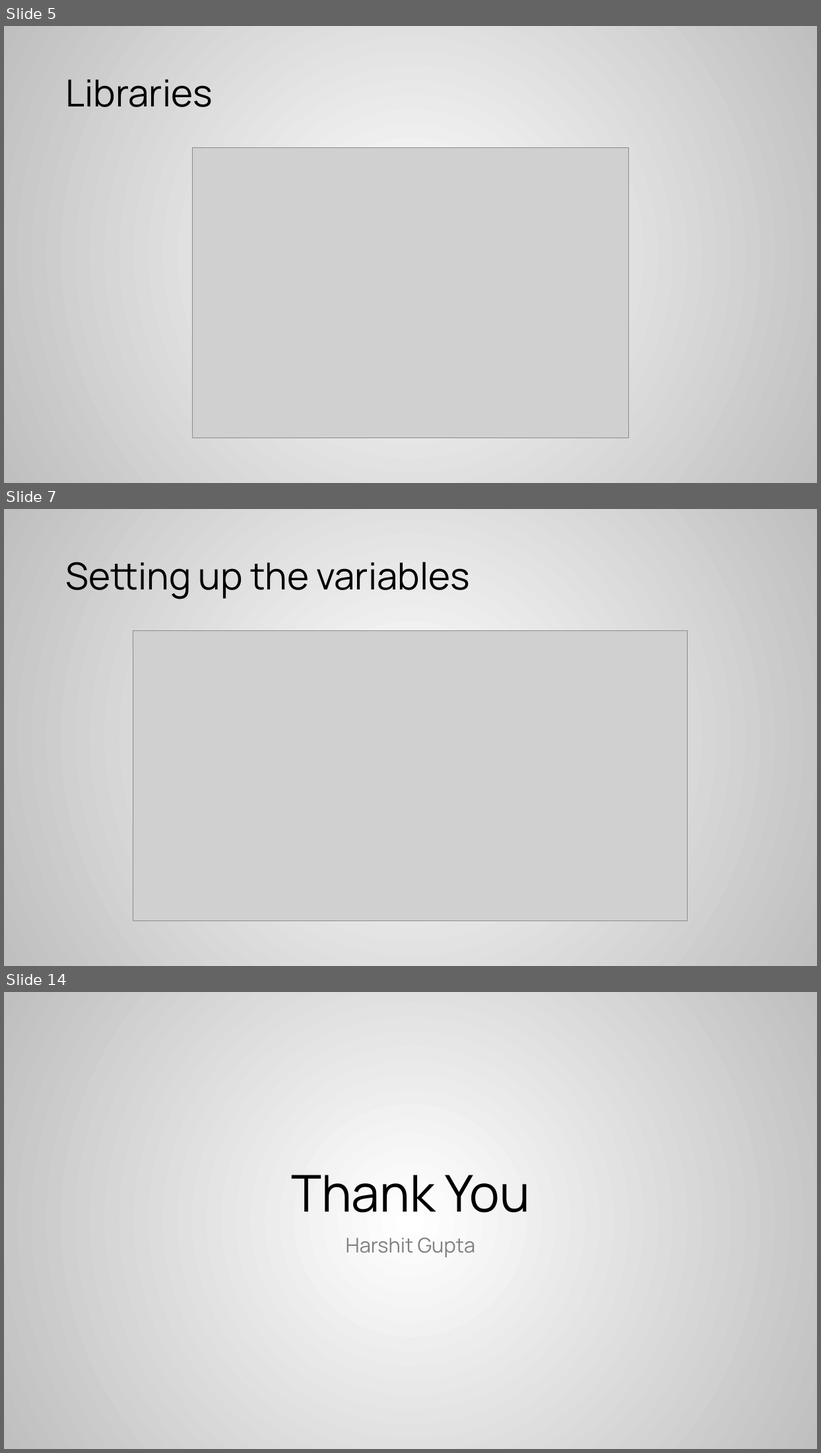
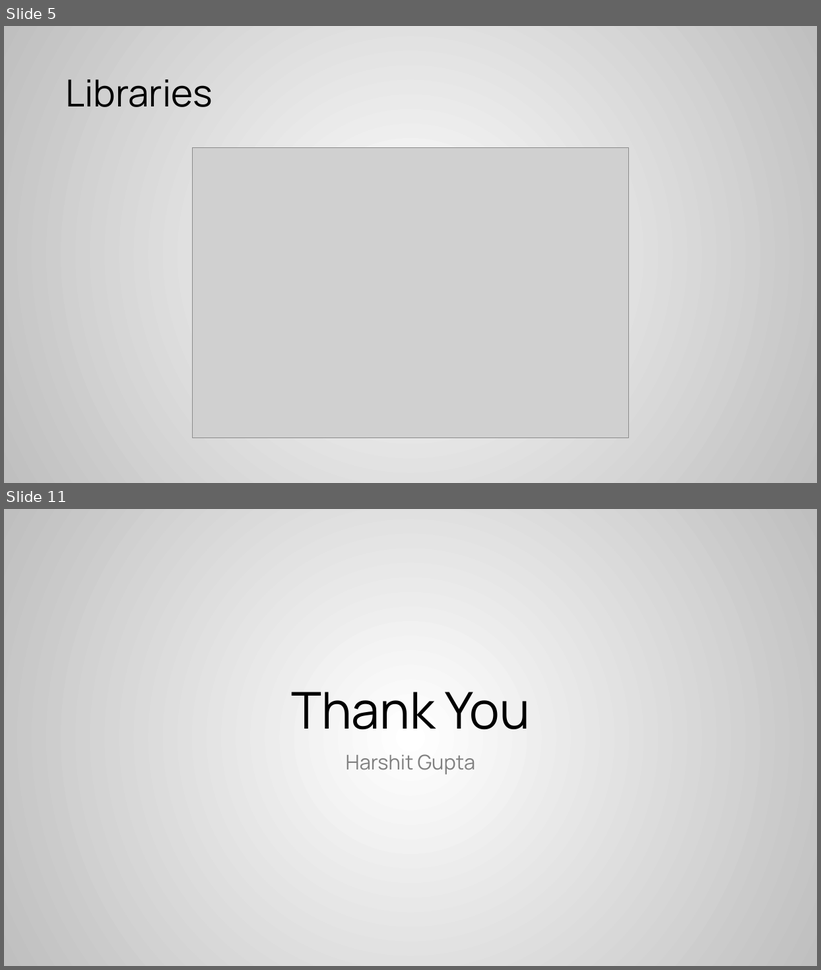
Before and after one commit to harshitgupta5/Chest-Pneumonia-Detection, a slide deck: Project/Chest Pneumonia Detection 2.pptx. Shown one above the other, each under a label of ours: slides 5, 7 and 14 before the commit, slides 5 and 11 after it; the slides between them are not shown. The pictures are 821x1453 and 821x970 pixels, drawn with LibreOffice and Linux fonts; fonts in the diff are those of the drawing; grey boxes stand for pictures. Boxes give left, top, right and bottom in pixels: in the first picture for what was removed or moved away, otherwise in the second. Text is boxed around its words. In the diff, an @@ line names an element or a change of style, - is before the commit and + after.

```diff
--- a/Project/Chest Pneumonia Detection 2.pptx
+++ b/Project/Chest Pneumonia Detection 2.pptx
@@ slide 7 removed at box(4, 509, 817, 966), background gradient #FFFFFF to #BFBFBF @@
@@ title removed at box(66, 562, 470, 599) @@
-Setting up the variables
@@ picture removed at box(133, 631, 688, 921) @@
@@ what was slide 14 is now slide 11 @@
```
Also in this commit, not shown: 5 slides changed, 2 other slides removed.
